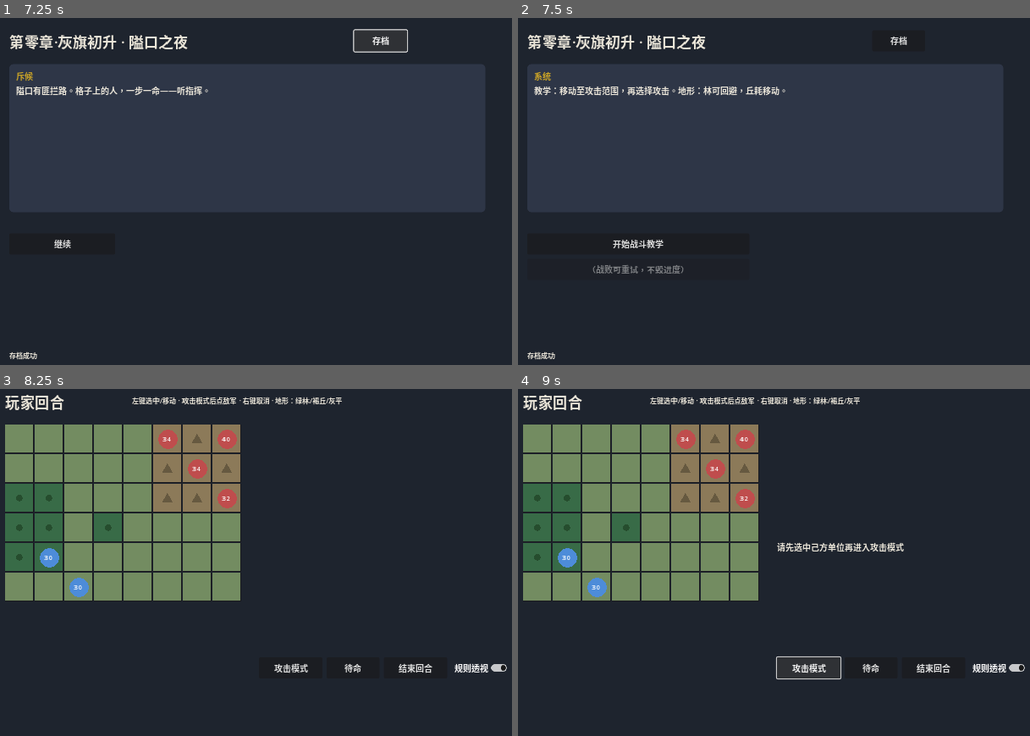
Above: before the commit, frames 1-4 (two rows, left to right).
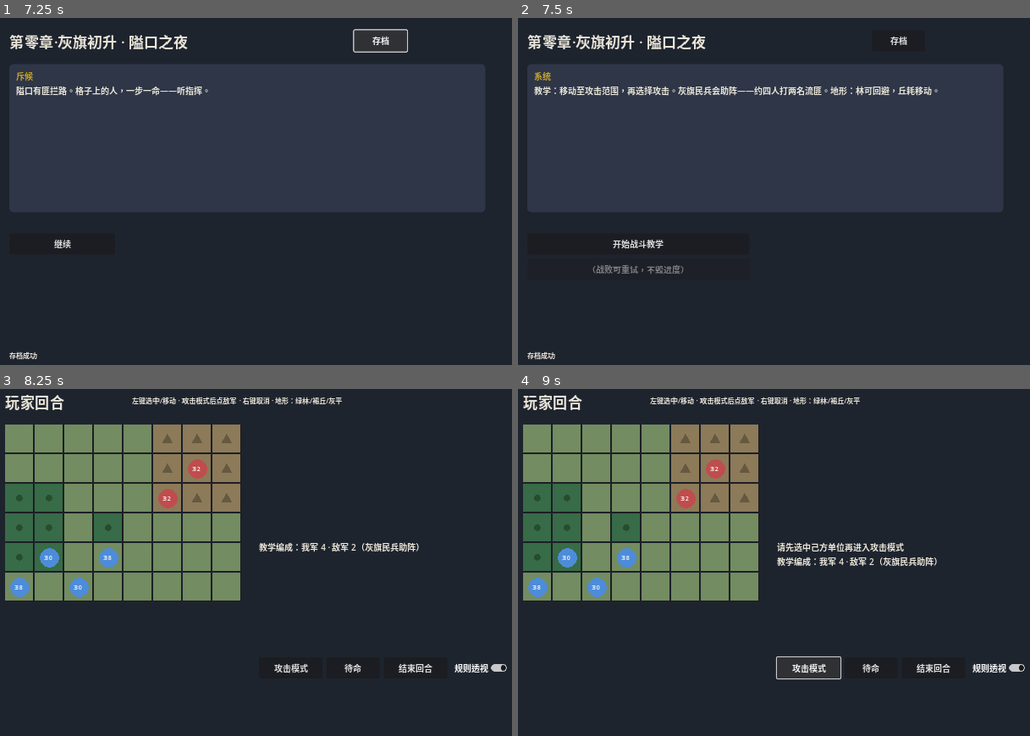
Above: after the commit, the same moments.

Repository: wuyongjia666-droid/CenturyKnights
Game: Godot game, scene res://scenes/ui/main_menu.tscn
Two runs of this game, one before a commit and one after it. Both use one fixed random seed, a clock stepped at 60 frames per second and the inputs below.
Inputs:
- Up to frame 1 (7.25 s): click "新的旗号" at 0.5 s; click "◀" at 1.25 s; click "▶" at 2 s; click "升起灰旗" at 2.75 s; click "继续" at 3.5 s; click "存档" at 4.25 s; click "继续" at 5 s; click "踏入隘口之夜" at 5.75 s; click "存档" at 6.5 s
- Up to frame 2 (7.5 s): click "继续" at 7.25 s
- Up to frame 3 (8.25 s): click "开始战斗教学" at 8 s
- Up to frame 4 (9 s): click "攻击模式" at 8.75 s

Frame 1 is identical in both runs. In frame 2, 0.7% of the frame differs, in the area x 31-82%, y 19-23%; in frame 3, 1.4%, in the area x 1-82%, y 11-60%; in frame 4, 1.4%.

Commit message:
fix: tutorial battle 4v2 (militia guests + weak bandits)
Chapter-0 ch0_pass was 2 (leader+ally) vs 4 (incl. chief). Pad with
two temporary militia and spawn two bandit_weak only. E2E asserts
deploy balance and post-win story continue to tavern.

Diff:
--- a/project/data/chapter0.json
+++ b/project/data/chapter0.json
@@ -18,7 +18,7 @@
       "title": "隘口之夜",
       "lines": [
         {"speaker": "斥候", "text": "隘口有匪拦路。格子上的人，一步一命——听指挥。"},
-        {"speaker": "系统", "text": "教学：移动至攻击范围，再选择攻击。地形：林可回避，丘耗移动。"}
+        {"speaker": "系统", "text": "教学：移动至攻击范围，再选择攻击。灰旗民兵会助阵——约四人打两名流匪。地形：林可回避，丘耗移动。"}
       ],
       "battle": "ch0_pass",
       "unlock": ["battle_done"],
--- a/project/scripts/battle/battle_controller.gd
+++ b/project/scripts/battle/battle_controller.gd
@@ -125,6 +125,7 @@
 
 func _deploy() -> void:
 	units.clear()
+	var map_id := str(GameState.get_meta("battle_map", "ch0_pass"))
 	var ids: Array = GameState.deploy_ids.duplicate()
 	if ids.is_empty():
 		for c in GameState.roster():
@@ -142,7 +143,28 @@
 		# 战斗用副本 HP
 		units.append({"char": c, "pos": spots[i], "team": "player", "done": false})
 		i += 1
-	# 敌人
+	# 第零章教学：开局花名册只有团长+灯影（2人）。补临时候补到 4，避免「两人打一群」。
+	if map_id == "ch0_pass":
+		var militia_slot := 0
+		while i < 4:
+			units.append({
+				"char": CharacterFactory.make_tutorial_militia(militia_slot),
+				"pos": spots[i],
+				"team": "player",
+				"done": false,
+			})
+			militia_slot += 1
+			i += 1
+		# 教学敌：2 名弱匪，无弓无匪首（玩家优势约 4 vs 2）
+		var enemies = [
+			[CharacterFactory.make_enemy("bandit_weak", rng), Vector2i(6, 1)],
+			[CharacterFactory.make_enemy("bandit_weak", rng), Vector2i(5, 2)],
+		]
+		for e in enemies:
+			units.append({"char": e[0], "pos": e[1], "team": "enemy", "done": false})
+		_log("教学编成：我军 %d · 敌军 %d（灰旗民兵助阵）" % [i, enemies.size()])
+		return
+	# 非教程默认：最多 4 敌（保留原强度供后续关卡）
 	var enemies = [
 		[CharacterFactory.make_enemy("bandit", rng), Vector2i(6, 1)],
 		[CharacterFactory.make_enemy("bandit_archer", rng), Vector2i(7, 2)],
--- a/project/scripts/characters/character_factory.gd
+++ b/project/scripts/characters/character_factory.gd
@@ -98,12 +98,36 @@
 	c.name = sur_list[rng.randi() % sur_list.size()] + "·" + given_list[rng.randi() % given_list.size()]
 	return c
 
+static func make_tutorial_militia(slot: int) -> CKCharacter:
+	## 第零章教学临时候补：不上花名册、不占编队栏，仅本场出战。
+	var c := CKCharacter.new()
+	c.id = next_id("militia")
+	c.name = "灰旗民兵·甲" if slot == 0 else "灰旗民兵·乙"
+	c.gender = "m"
+	c.age = 20
+	c.job_id = "light_inf"
+	c.rank = "knight"
+	c.faction = "player"
+	c.in_roster = false
+	c.blood_mix = {"common_ash": 1.0}
+	c.traits = ["brave"]
+	c.stats = {"str": 8, "vit": 8, "skl": 6, "agi": 7, "per": 5, "wil": 6}
+	c.level = 1
+	c.salary = 0
+	c.recalc_hp()
+	c.hp = c.max_hp
+	return c
+
 static func make_enemy(template: String, rng: RandomNumberGenerator) -> CKCharacter:
 	var c := CKCharacter.new()
 	c.id = next_id("enemy")
 	c.faction = "enemy"
 	c.in_roster = false
 	match template:
+		"bandit_weak":
+			c.name = "隘口流匪"
+			c.job_id = "light_inf"
+			c.stats = {"str": 5, "vit": 5, "skl": 4, "agi": 5, "per": 3, "wil": 3}
 		"bandit":
 			c.name = "隘口匪徒"
 			c.job_id = "light_inf"
--- a/project/tests/full_chain_e2e.gd
+++ b/project/tests/full_chain_e2e.gd
@@ -129,6 +129,23 @@
 		_err("battle: missing simulate_board_click")
 		battle.queue_free()
 		return
+
+	# Tutorial balance gate: must not be 2-vs-many (player-favored ~3–4 vs ≤3)
+	var pc0 := 0
+	var ec0 := 0
+	for u0 in battle.units:
+		if u0.team == "player" and u0.char.hp > 0:
+			pc0 += 1
+		elif u0.team == "enemy" and u0.char.hp > 0:
+			ec0 += 1
+	if pc0 < 3:
+		_err("battle balance: player units=%s want>=3 (no 2-vs-swarm)" % pc0)
+	if ec0 > 3:
+		_err("battle balance: enemy units=%s want<=3" % ec0)
+	if pc0 < ec0:
+		_err("battle balance: player-favored expected got %s vs %s" % [pc0, ec0])
+	else:
+		print("OK battle deploy balance ", pc0, " vs ", ec0)
 
 	# Deterministic board: one player at (2,2), one enemy at (4,2); park/rest others
 	var player_i := -1
@@ -215,9 +232,39 @@
 	battle.queue_free()
 	await get_tree().process_frame
 
-	# Story gate: after battle, chapter can advance past 0.1
-	GameState.set_beat("0.2")
-	print("OK story beat set to 0.2 after battle")
+	# Real UI path: reload story at 0.1 with battle_done — must offer tavern advance (not soft-lock)
+	GameState.set_beat("0.1")
+	var story_packed: PackedScene = load("res://scenes/story/chapter0.tscn")
+	var story2 = story_packed.instantiate()
+	add_child(story2)
+	story2.set_anchors_and_offsets_preset(Control.PRESET_FULL_RECT)
+	story2.size = Vector2(1280, 720)
+	await get_tree().process_frame
+	await get_tree().process_frame
+	story2.simulate_finish_dialogue()
+	await get_tree().process_frame
+	var post_labels: Array = story2.action_labels()
+	var has_tavern := false
+	for lb in post_labels:
+		if str(lb).find("酒馆") >= 0 or str(lb).find("前往") >= 0:
+			has_tavern = true
+	if not has_tavern:
+		_err("story 0.1 after win: expected continue-to-tavern action, got %s" % str(post_labels))
+	elif not story2.simulate_press_action_containing("酒馆"):
+		# label may be 前往烽火酒馆
+		if not story2.simulate_press_action_containing("前往"):
+			_err("story 0.1 after win: could not press continue action labels=%s" % str(post_labels))
+		else:
+			print("OK story post-battle pressed 前往")
+	else:
+		print("OK story post-battle pressed 酒馆")
+	await get_tree().process_frame
+	if story2.current_beat_id() != "0.2":
+		_err("story: after post-battle continue beat=%s want 0.2" % story2.current_beat_id())
+	else:
+		print("OK story advanced to 0.2 via UI after battle")
+	story2.queue_free()
+	await get_tree().process_frame
 
 func _step_recruit() -> void:
 	_step("recruit (roster API; tavern UI asserted if present)")
Not shown, changed: README.md
Not shown, added: docs/release-v0.1.3-tutorial-fix.md
Not shown, changed: exports/HOW_TO_PLAY_zh.txt
